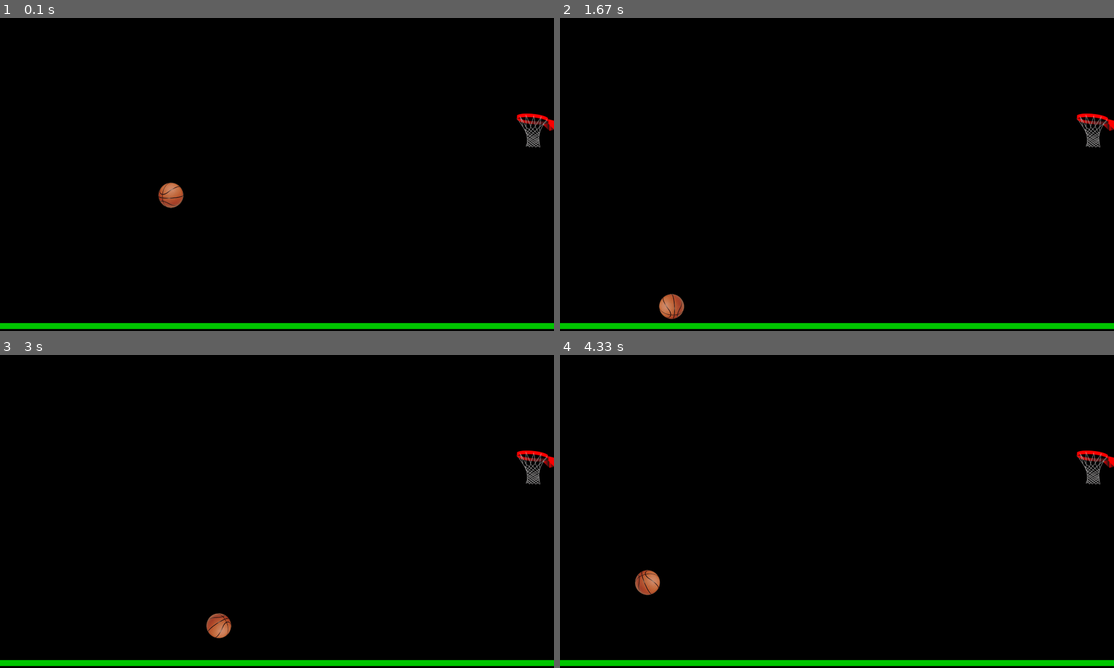
Above: before the commit, frames 1-4 (two rows, left to right).
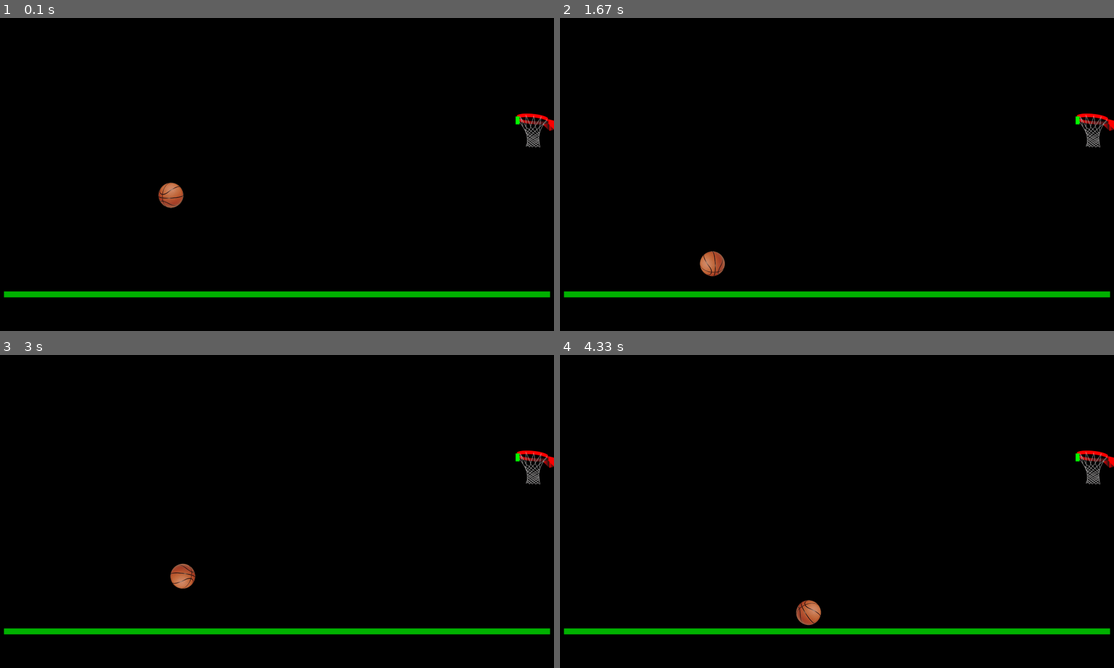
Above: after the commit, the same moments.

Repository: IGNITE-Pathways/Hoops
Game: pygame game, started from Pygame Hoops.py
Two runs of this game, one before a commit and one after it. Both use one fixed random seed, a clock stepped at 60 frames per second and the inputs below.
Inputs (mouse positions are in pixels of both pictures, inside the frame that each line leads up to):
- Up to frame 1 (0.1 s): no input
- Up to frame 2 (1.67 s): press the mouse at (704, 174) at 0.37 s; move the mouse to (798, 208) at 0.47 s; release the mouse at (892, 243) at 0.6 s
- Up to frame 3 (3 s): no input
- Up to frame 4 (4.33 s): no input

The runs differ from the first frame. In frame 1, 4.1% of the frame differs, in the area x 0-100%, y 31-100%; in frame 2, 4.7%; in frame 3, 4.6%; in frame 4, 4.7%.

Commit message:
raised floor

Diff:
--- a/Pygame Hoops.py
+++ b/Pygame Hoops.py
@@ -9,8 +9,6 @@
 
 clock = pygame.time.Clock()
 pygame.display.set_caption("Hoops")
-#ball = pygame.image.load(r'balls/ball_1.png').convert_alpha()
-#ball = pygame.image.load(r'ball.png').convert()
 hoop_back = pygame.image.load(r'hoop_back.png').convert_alpha()
 hoop_front = pygame.image.load(r'hoop_front.png').convert_alpha()
 bx=400
@@ -18,12 +16,17 @@
 hx=screenWidth-95
 hy=250
 ball_size=70
+floor_height=100
 shoot=False
 highdamp=0.8
 lowdamp=0.95
 bounces=0
 g=9.8
 balls=[]
+
+# Starting ball position
+starting_ball_pos=(bx+round(ball_size/2),by+round(ball_size/2))
+
 for i in range(1,36):
     balls.append(pygame.image.load(r'balls/ball_'+str(i)+'.png').convert_alpha())
 
@@ -33,7 +36,6 @@
     vfx = 0
     vfy = 0
     height_gained=0
-    #print("x",ball_pos[0],"y",ball_pos[1],"vx",vx,"vy",vy)
     t=.3
     while True:
         x = vx * t
@@ -68,7 +70,7 @@
             else:
                 vfy = -math.sqrt((vy*vy)+(2*g*height_gained))*lowdamp
             break
-        elif (y > screenHeight - ball_size/2 - 15):
+        elif (y + ball_size/2 > screenHeight - floor_height + 5):
             #Hitting Floor
             vfx = vx*lowdamp
             vfy = -math.sqrt((vy*vy)+(2*g*height_gained))*highdamp
@@ -78,35 +80,30 @@
             vfx = vx*lowdamp
             vfy = math.sqrt((vy*vy)+(2*g*height_gained))*highdamp
             break
-    #print("vfx",vfx,"vfy",vfy,"height_gained",-height_gained)
-    #print("x",x+ball_pos[0],"y",y,"vx",vx,"vy",vy)
     return path, velocity, (x + ball_pos[0], y), vfx, vfy
 
 def calc_trajectory(pos):
-    # current ball position
-    ball_pos=(bx+round(ball_size/2),by+round(ball_size/2))
-
     # calculate slope
-    if (ball_pos[0]-pos[0])!=0:
-        slope=(ball_pos[1]-pos[1])/(ball_pos[0]-pos[0])
+    if (starting_ball_pos[0]-pos[0])!=0:
+        slope=(starting_ball_pos[1]-pos[1])/(starting_ball_pos[0]-pos[0])
     else:
         slope=math.inf
 
     # Using distance as a proxy for speed
-    speed = math.sqrt((ball_pos[1]-pos[1])*(ball_pos[1]-pos[1]) + (ball_pos[0]-pos[0])*(ball_pos[0]-pos[0]))
+    speed = math.sqrt((starting_ball_pos[1]-pos[1])*(starting_ball_pos[1]-pos[1]) + (starting_ball_pos[0]-pos[0])*(starting_ball_pos[0]-pos[0]))
 
     # tan(θ) = slope, atan returns arc tangent of slope as a numeric value between -PI/2 and PI/2 radians (i.e. ±1.57)
     angle=math.atan(slope)
 
     # adjust angle for right two quadrants
-    if pos[0] > ball_pos[0] and pos[1] >= ball_pos[1]:
+    if pos[0] > starting_ball_pos[0] and pos[1] >= starting_ball_pos[1]:
         #clicking in bottom right quadrant
         angle = angle + (math.pi)
-    elif pos[0] > ball_pos[0] and pos[1] < ball_pos[1]:
+    elif pos[0] > starting_ball_pos[0] and pos[1] < starting_ball_pos[1]:
         #clicking in top right quadrant
         angle = angle - (math.pi)
 
-    return get_path(ball_pos,speed * math.cos(angle),speed * math.sin(angle))
+    return get_path(starting_ball_pos,speed * math.cos(angle),speed * math.sin(angle))
 
 # Initialize last position on grid user clicked
 lastPos=(0,0)
@@ -116,28 +113,23 @@
     if degree<0 or degree>35:
         degree=0
     screen.fill(black)
+    # Back Side of Hoop
     pygame.Surface.set_colorkey (hoop_back, [0,0,0])
     screen.blit(hoop_back, (hx+2, hy+12))
+    # Ball itself
     pygame.Surface.set_colorkey (balls[degree], [0,0,0])
     screen.blit(balls[degree], (ball_pos[0], ball_pos[1]))
+    # Front of the Hoop
     pygame.Surface.set_colorkey (hoop_front, [0,0,0])
     screen.blit(hoop_front, (hx, hy))
-    pygame.draw.rect(screen,(0,200,0),Rect(0,screenHeight - 20,screenWidth,15))
-    # pygame.draw.rect(screen,(white),Rect(hx+10,hy+10,80,20))
-    #pygame.draw.rect(screen,(green),Rect(hx-2,hy+8,10,20))
+    # Floor
+    pygame.draw.rect(screen,(0,180,0),Rect(10,screenHeight - floor_height,screenWidth-20,15))
+    pygame.draw.rect(screen,(green),Rect(hx-2,hy+8,10,20))
 
-# Recursive function that bounces the ball off the walls
-def bounce_ball(start_pos, vx, vy):
-     global bounces
-     bounces+=1
-     path, velocity, collision_point, vx, vy  = get_path(start_pos, vx, vy)
-     if vx==0 or vy==0:
-         print("speed is 0")
-         return
-     for a in path:
+def process_path(path, velocity, collision_point, vx, vy):
+    for a in path:
         time.sleep(.02)
         degree=round(round(a[0]%(34*3))/3)
-        print("degree", degree)
         reset_field((a[0]-round(ball_size/2),a[1]-round(ball_size/2)),degree=degree)
         pygame.display.update()
         rim = pygame.Rect(hx,hy+10,95,20)
@@ -147,48 +139,45 @@
             print("Goal!!")
             break
 
-reset_field((bx,by))
+# Recursive function that bounces the ball off the walls
+def bounce_ball(start_pos, vx, vy):
+    global bounces, starting_ball_pos
+    bounces+=1
+    path, velocity, collision_point, vx, vy  = get_path(start_pos, vx, vy)
+    if abs(vx)<0.2 or abs(vy)<1:
+        print("speed is 0")
+        starting_ball_pos=collision_point
+        return
+    process_path(path, velocity, collision_point, vx, vy)
+
+# Main Program -- Start ---
+reset_field((starting_ball_pos[0]-round(ball_size/2),starting_ball_pos[1]-round(ball_size/2)))
+
 while True:
     for event in pygame.event.get():
             if event.type == pygame.QUIT:
                 pygame.quit()
             if event.type == pygame.MOUSEBUTTONDOWN:
                 if event.button==1:
-                    #print("pos",event.pos[0],event.pos[1])
                     shoot=True
                     lastPos=(event.pos[0],event.pos[1])
-                    endPos=(bx+round(ball_size/2),by+round(ball_size/2))
+                    endPos=(starting_ball_pos[0],starting_ball_pos[1])
                     path, velocity, collision_point, vx, vy  = calc_trajectory(lastPos)
                     for a in path:
                         pygame.draw.circle(screen,(white),(a[0],a[1]),2)
                         pygame.display.update()
-                if shoot:
-                    print("shoot", event.pos[0],event.pos[1])
             elif event.type == pygame.MOUSEMOTION:
                 if shoot:
-                    reset_field((bx,by))
+                    reset_field((starting_ball_pos[0]-round(ball_size/2),starting_ball_pos[1]-round(ball_size/2)))
                     lastPos=(event.pos[0],event.pos[1])
                     path, velocity, collision_point, vx, vy = calc_trajectory(lastPos)
                     for a in path:
                         pygame.draw.circle(screen,(white),(a[0],a[1]),2)
                         pygame.display.update()
             elif event.type == pygame.MOUSEBUTTONUP:
-                reset_field((bx,by))
+                reset_field((starting_ball_pos[0]-round(ball_size/2),starting_ball_pos[1]-round(ball_size/2)))
                 if event.button==1:
-                    #print("shoot done",event.pos[0],event.pos[1] )
-                    #screen.blit(ball, (bx, by))
                     path, velocity, collision_point, vx, vy  = calc_trajectory(lastPos)
-                    for a in path:
-                        time.sleep(.02)
-                        reset_field((a[0]-round(ball_size/2),a[1]-round(ball_size/2)))
-                        pygame.display.update()
-                        rim = pygame.Rect(hx,hy+10,95,20)
-                        if a == collision_point:
-                            print("Bounce baby")
-                            bounce_ball(collision_point, vx, vy)
-                            break
-                        if rim.collidepoint((a[0],a[1])):
-                            print("Goal!!")
-                            break
+                    process_path(path, velocity, collision_point, vx, vy)
                     shoot=False
     pygame.display.flip()
